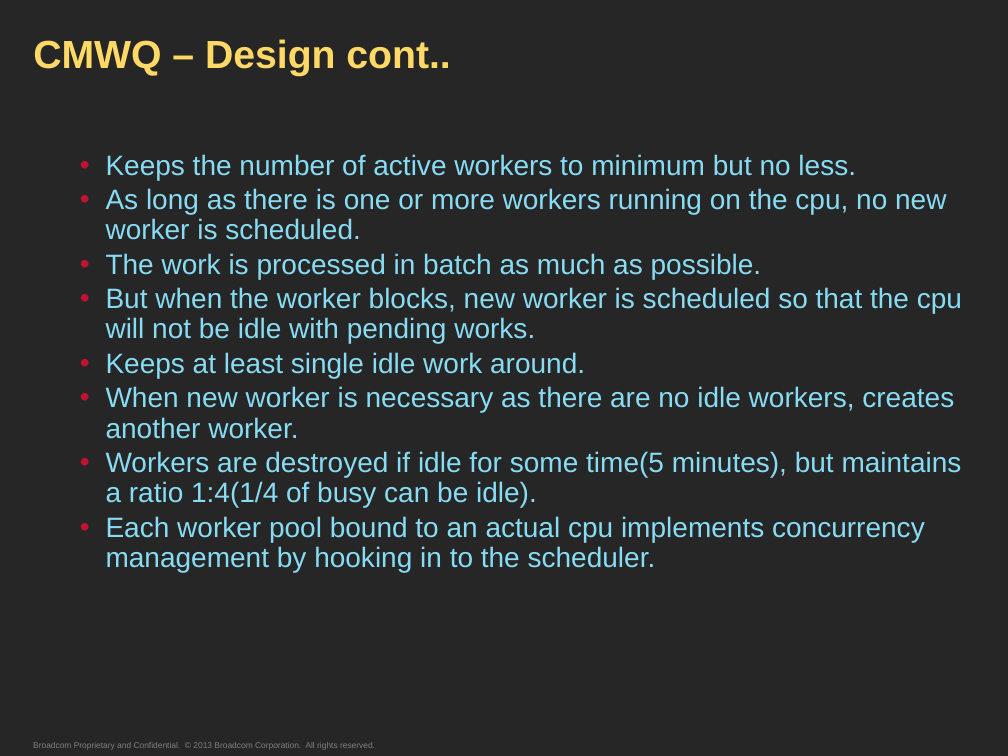
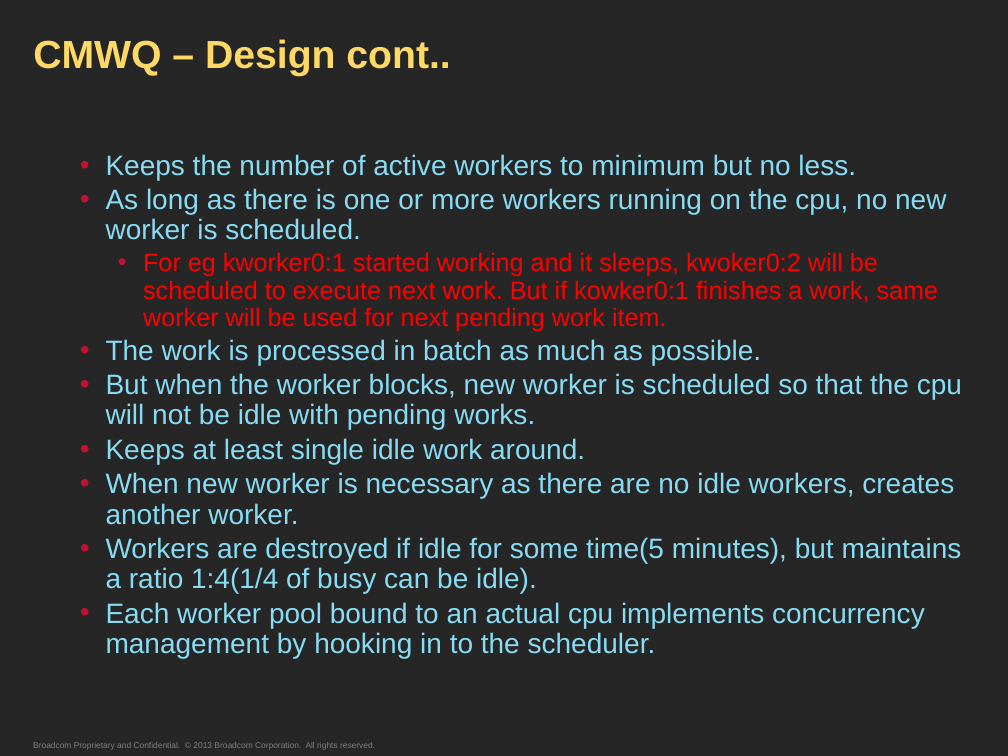
Before and after one commit to getarunks/ppts_n_notes, a slide deck: slide 15 of Kernel_WQs.pptx. Drawn at 1008x756 pixels with LibreOffice and Linux fonts; fonts in the diff are those of the drawing. Boxes give left, top, right and bottom in pixels: in the first picture for what was removed or moved away, otherwise in the second. Text is boxed around its words. In the diff, an @@ line names an element or a change of style, - is before the commit and + after.

```diff
--- a/Kernel_WQs.pptx
+++ b/Kernel_WQs.pptx
@@ text at (x1=143, y1=252, x2=939, y2=332): paragraph added @@
+    • For eg kworker0:1 started working and it sleeps, kwoker0:2 will be scheduled to execute next work. But if kowker0:1 finishes a work, same worker will be used for next pending work item.
```
Also in this commit, not shown: 6 other slides changed.
